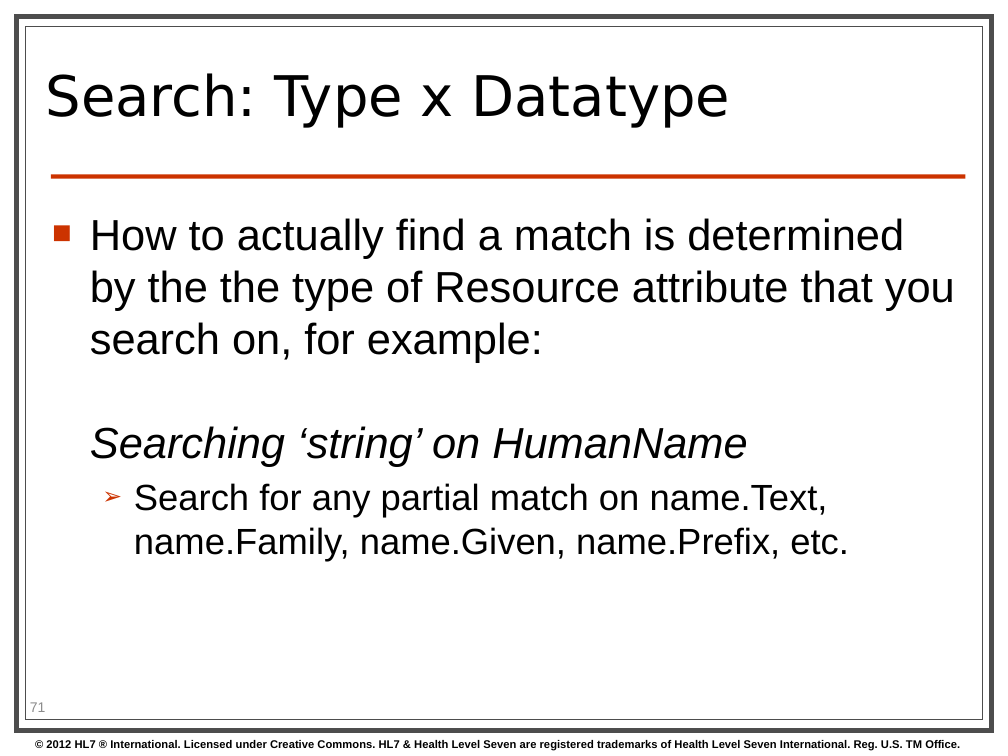
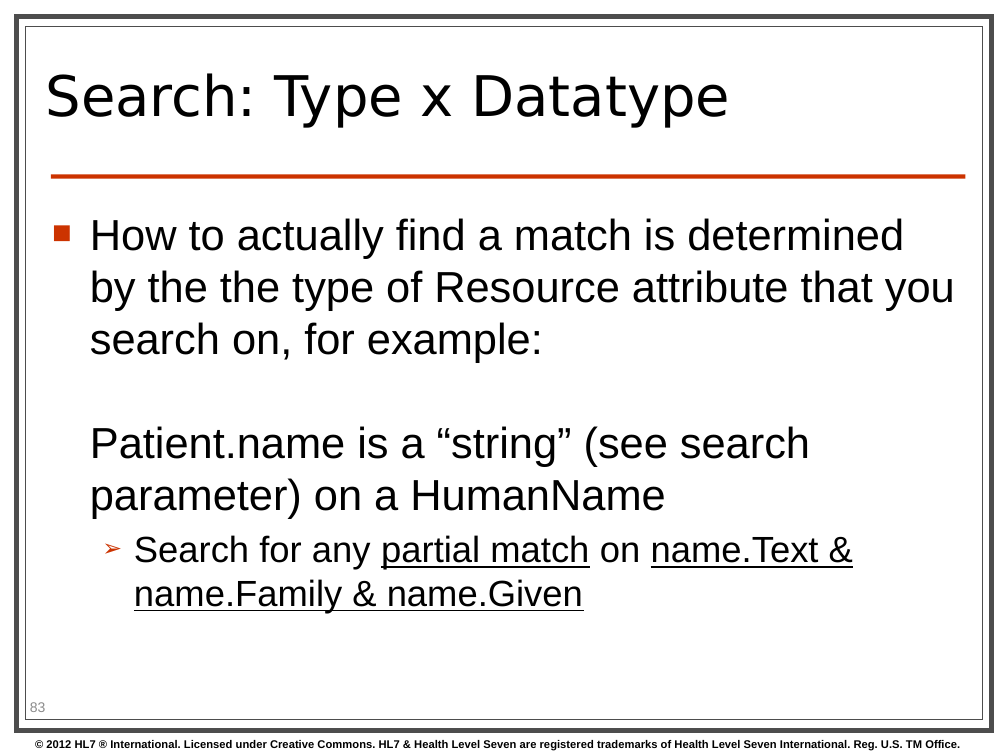
Before and after one commit to vista-novo/fhir, a slide deck: slide 83 of presentations/2013-05 Tutorials/201305 - Atlanta - FhirForDevelopersWGMTutorial.pptx (slide 71 before the commit). Drawn at 1008x756 pixels with LibreOffice and Linux fonts; fonts in the diff are those of the drawing; background and template pictures are left out. Boxes give left, top, right and bottom in pixels: in the first picture for what was removed or moved away, otherwise in the second. Text is boxed around its words. In the diff, an @@ line names an element or a change of style, - is before the commit and + after.

```diff
--- a/presentations/2013-05 Tutorials/201305 - Atlanta - FhirForDevelopersWGMTutorial.pptx
+++ b/presentations/2013-05 Tutorials/201305 - Atlanta - FhirForDevelopersWGMTutorial.pptx
@@ text at (90, 218, 955, 614): text changed @@
-■ How to actually find a match is determined by the the type of Resource attribute that you search on, for example:
-  Searching ‘string’ on HumanName
-  ➢ Search for any partial match on name.Text, name.Family, name.Given, name.Prefix, etc.
+■ How to actually find a match is determined by the the type of Resource attribute that you search on, for example:
+  Patient.name is a “string” (see search parameter) on a HumanName
+  ➢ Search for any partial match on name.Text & name.Family & name.Given
@@ page number at (30, 702, 46, 712): text changed @@
-71
+83
```
Also in this commit, not shown: 35 other slides changed, 10 slides added, 14 slides removed.
